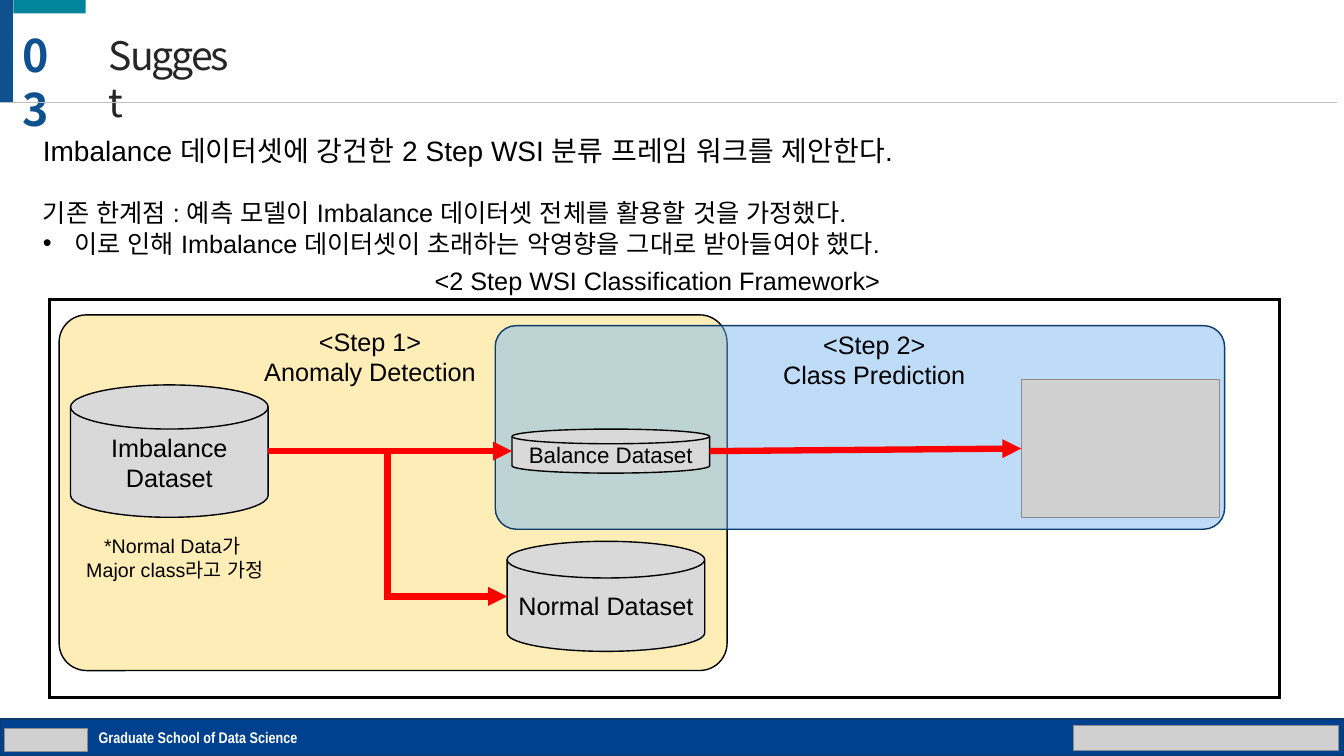
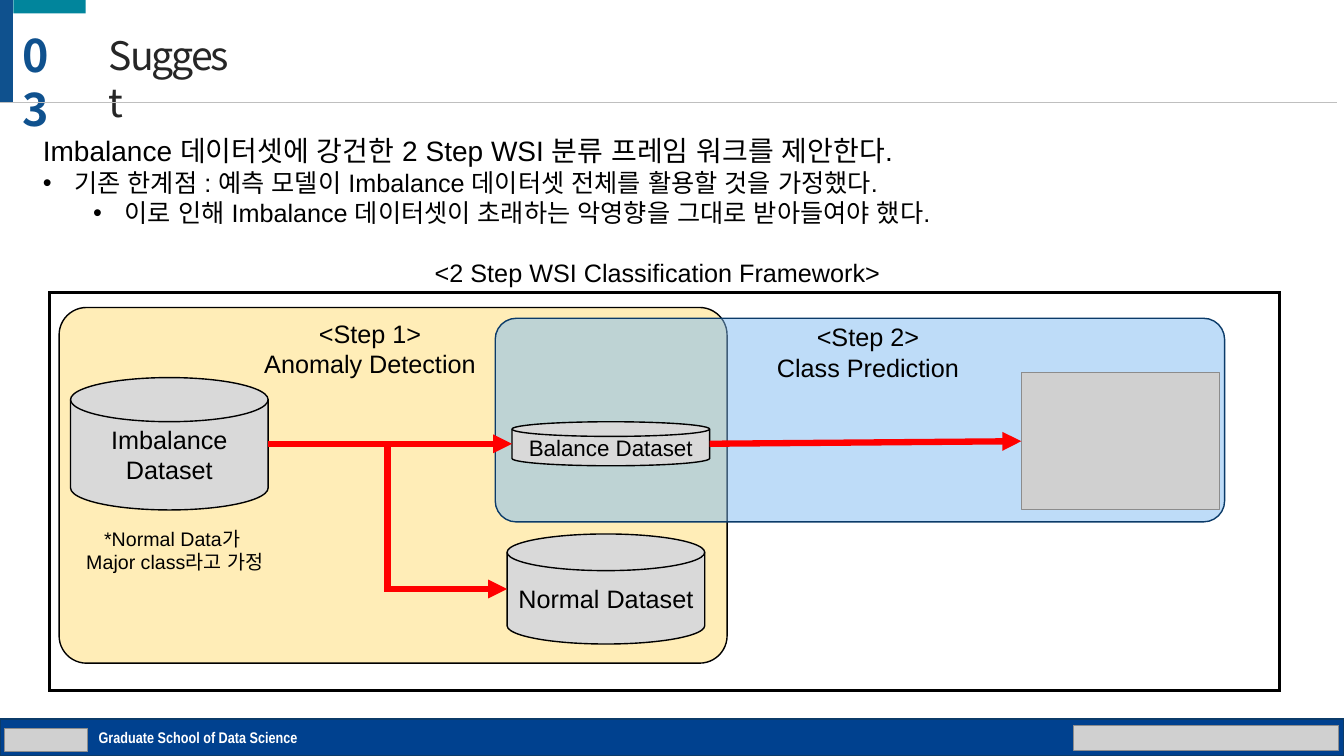
Before and after one commit to gusrn0505/TIL, a slide deck: slide 15 of 씨젠/발표 자료(다듬는 중).pptx. Drawn at 1344x756 pixels with LibreOffice and Linux fonts; fonts in the diff are those of the drawing; grey boxes stand for pictures. Boxes give left, top, right and bottom in pixels: in the first picture for what was removed or moved away, otherwise in the second. Text is boxed around its words. In the diff, an @@ line names an element or a change of style, - is before the commit and + after.

```diff
--- a/씨젠/발표 자료(다듬는 중).pptx
+++ b/씨젠/발표 자료(다듬는 중).pptx
@@ text at (74, 171, 930, 224): bullet none to •; list level 1 to 2 in "이로 인해 Imbalance 데이터셋이 초래하는 ..." @@
@@ text "<Step 2>": place and size @@
-text "<Step 2>" at (783, 336, 965, 385)
+text "<Step 2>" at (777, 328, 959, 378)
@@ 1 picture, 1 cylinder, 1 arrow, 1 elbow arrow: place and size @@
-1 picture, 1 cylinder, 1 arrow, 1 elbow arrow at (268, 380, 1220, 597)
+1 picture, 1 cylinder, 1 arrow, 1 elbow arrow at (268, 372, 1220, 589)
@@ 3 texts, 2 cylinders, 2 rounded rectangles, 1 rectangle, 1 arrow: place and size @@
-3 texts, 2 cylinders, 2 rounded rectangles, 1 rectangle, 1 arrow at (49, 271, 1280, 698)
+3 texts, 2 cylinders, 2 rounded rectangles, 1 rectangle, 1 arrow at (49, 263, 1280, 691)
```
Also in this commit, not shown: 9 other slides changed, 2 slides added, 3 slides removed, 1 other file.
